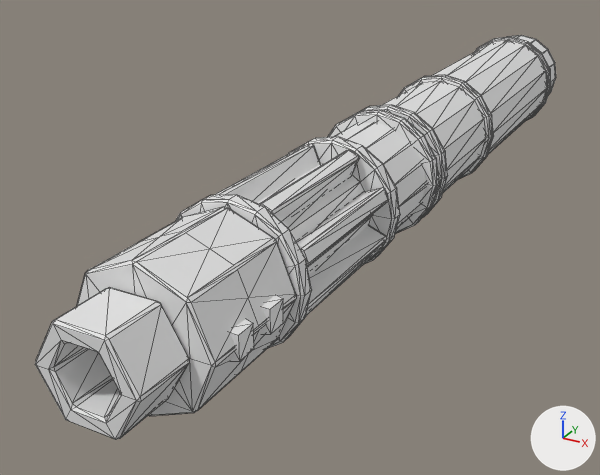
The OBJ model Assets/Resources/Models/Smoky_M3/recoil.obj as it was, and as the next commit left it.
The view is the same before and after, from a camera (50 mm lens) standing at (0.324, -1.375, 0.293) and looking at (-0.075, -0.651, -0.069). Every picture has the same lights, and +X, +Y and +Z are marked at lower right. The first picture is the older version. Mesh edges are drawn as thin lines. Where no turn or scale is listed for an object, it has been applied to the vertices.

In view in the first picture: 'recoil'.
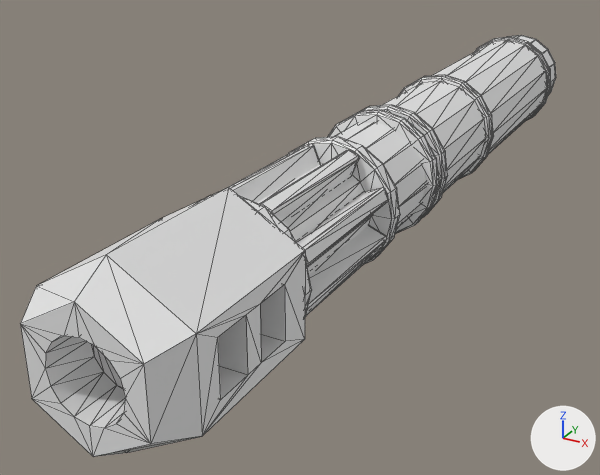
Boxes [x1, y1, x2, y2] around the edits, measured in the pictures (600 x 475 px):
'recoil', reshaped: before [35, 35, 556, 440]; after [21, 35, 556, 457]
part 1 of me_recoil, rebuilt (30% wider, 29% taller): before [77, 207, 296, 416]; after [21, 187, 305, 457]
part 2 of me_recoil, deleted: before [35, 288, 283, 440]

The change, as a diff of the scene's bpy script:
```diff
--- a/Assets/Resources/Models/Smoky_M3/recoil.obj.py
+++ b/Assets/Resources/Models/Smoky_M3/recoil.obj.py
@@ me_recoil @@
 # used by ob_recoil; location = (0.0, 0.0, 0.0)
-me_recoil.from_pydata(...)  # 1394 vertices, 2724 faces; spans x -0.066..0.066, y -1.061..-0.083, z -0.058..0.074
+me_recoil.from_pydata(...)  # 1262 vertices, 2488 faces; spans x -0.066..0.066, y -1.061..-0.083, z -0.067..0.081
+# me_recoil part 1: the loose piece of 82 vertices spanning x -0.059..0.059, y -1.008..-0.898, z -0.052..0.067 is rebuilt with 66 vertices and now spans x -0.064..0.064, y -1.061..-0.895, z -0.067..0.081
+# me_recoil part 2: 6 loose pieces with 116 vertices, spanning x -0.062..0.062, y -1.061..-0.922, z -0.03..0.045, are deleted
```
